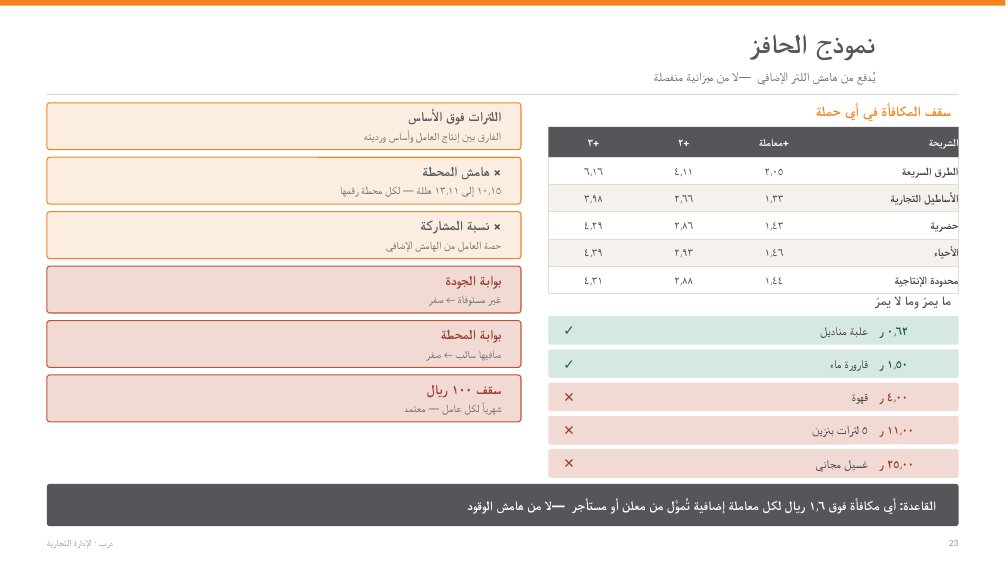
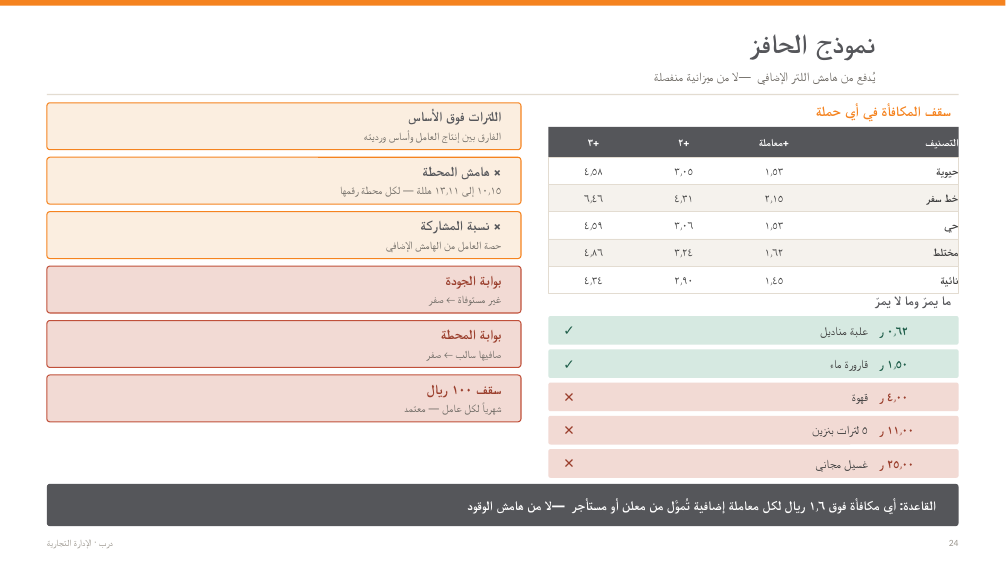
Before and after one commit to darbstations/khadija, a slide deck: slide 29 of docs/عرض-تحليل-المنافذ-وخطة-المبيعات.pptx (slide 28 before the commit). Drawn at 1008x567 pixels with LibreOffice and Linux fonts; fonts in the diff are those of the drawing. Boxes give left, top, right and bottom in pixels: in the first picture for what was removed or moved away, otherwise in the second. Text is boxed around its words. In the diff, an @@ line names an element or a change of style, - is before the commit and + after.

```diff
--- a/docs/عرض-تحليل-المنافذ-وخطة-المبيعات.pptx
+++ b/docs/عرض-تحليل-المنافذ-وخطة-المبيعات.pptx
@@ text at (925, 139, 958, 149): text changed @@
-الشريحة
+التصنيف
@@ text at (584, 168, 603, 176): text changed @@
-٦٫١٦
+٤٫٥٨
@@ text at (674, 168, 693, 176): text changed @@
-٤٫١١
+٣٫٠٥
@@ text at (765, 168, 784, 176): text changed @@
-٢٫٠٥
+١٫٥٣
@@ text at (936, 168, 958, 178): text changed @@
-الطرق السريعة
+حيوية
@@ text at (584, 195, 603, 203): text changed @@
-٣٫٩٨
+٦٫٤٦
@@ text at (674, 195, 693, 203): text changed @@
-٢٫٦٦
+٤٫٣١
@@ text at (765, 195, 784, 203): text changed @@
-١٫٣٣
+٢٫١٥
@@ text at (945, 194, 959, 202): text changed @@
-الأساطيل التجارية
+خط سفر
@@ text at (584, 222, 603, 230): text changed @@
-٤٫٢٩
+٤٫٥٩
@@ text at (674, 222, 693, 230): text changed @@
-٢٫٨٦
+٣٫٠٦
@@ text at (765, 222, 784, 230): text changed @@
-١٫٤٣
+١٫٥٣
@@ text at (948, 221, 959, 234): text changed @@
-حضرية
+حي
@@ text at (584, 249, 603, 257): text changed @@
-٤٫٣٩
+٤٫٨٦
@@ text at (674, 249, 693, 257): text changed @@
-٢٫٩٣
+٣٫٢٤
@@ text at (765, 249, 784, 257): text changed @@
-١٫٤٦
+١٫٦٢
@@ text at (933, 248, 958, 256): text changed @@
-الأحياء
+مختلط
@@ text at (584, 277, 603, 285): text changed @@
-٤٫٣١
+٤٫٣٤
@@ text at (674, 277, 693, 285): text changed @@
-٢٫٨٨
+٢٫٩٠
@@ text at (765, 277, 784, 285): text changed @@
-١٫٤٤
+١٫٤٥
@@ text at (940, 277, 958, 287): text changed @@
-محدودة الإنتاجية
+نائية
```
Also in this commit, not shown: 18 other slides changed, 1 slide added, 6 other files.
